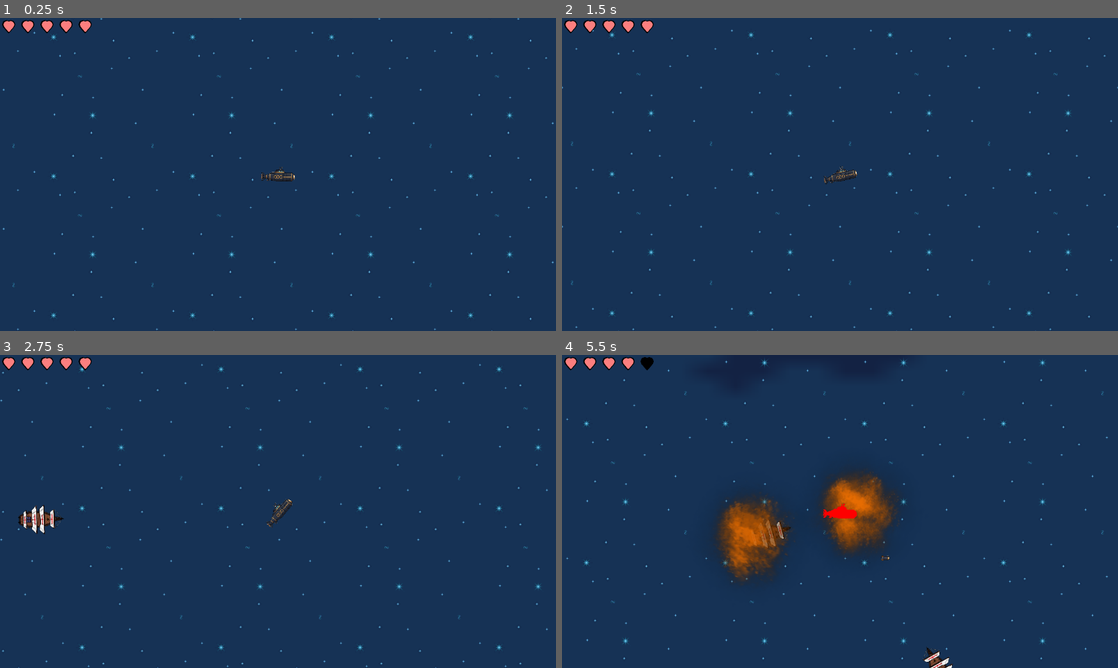
Above: before the commit, frames 1-4 (two rows, left to right).
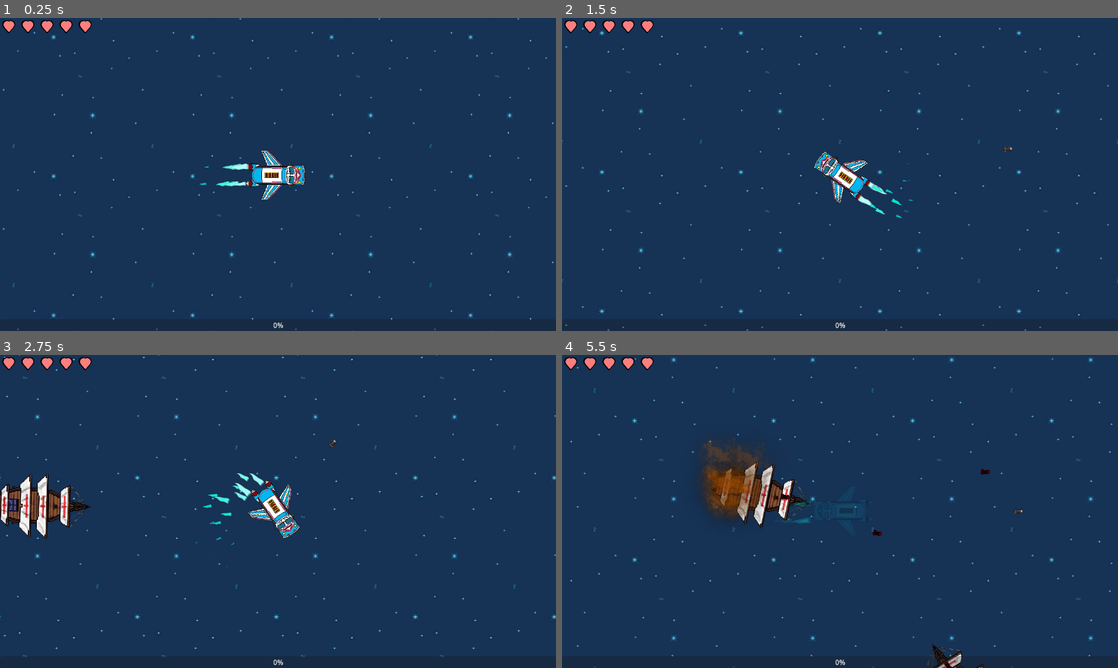
Above: after the commit, the same moments.

Repository: Ignawesome/neon-genesis-beto
Game: Godot game, scene res://escenas/mundo.tscn
Two runs of this game, one before a commit and one after it. Both use one fixed random seed, a clock stepped at 60 frames per second and the inputs below.
Inputs (mouse positions are in pixels of both pictures, inside the frame that each line leads up to):
- Up to frame 1 (0.25 s): no input
- Up to frame 2 (1.5 s): move the mouse to (962, 158) at 0.52 s; press the mouse at (962, 158) at 0.53 s; hold D (derecha) 0.53-1.28 s; tap Space (esquivar, bound only after the commit) at 0.8, 1.35 s; move the mouse to (728, 190) at 1.27 s; release the mouse at (728, 190) at 1.28 s; hold S (abajo) from 1.28 s (still down)
- Up to frame 3 (2.75 s): click (166, 527) at 1.55 s; move the mouse to (333, 442) at 2.02 s; release S (abajo) at 2.03 s; press the mouse at (333, 442) at 2.03 s; hold D (derecha) from 2.03 s (still down); tap Space (esquivar, bound only after the commit) at 2.3 s
- Up to frame 4 (5.5 s): move the mouse to (812, 574) at 2.77 s; release D (derecha) at 2.78 s; release the mouse at (812, 574) at 2.78 s; hold W (arriba) 2.78-3.53 s; tap Space (esquivar, bound only after the commit) at 2.85, 3.8, 4.35, 5.3 s; click (812, 574) at 3.05 s; move the mouse to (1006, 558) at 3.52 s; press the mouse at (1006, 558) at 3.53 s; hold A (izquierda) 3.53-5.03 s; move the mouse to (673, 464) at 4.27 s; release the mouse at (673, 464) at 4.28 s; click (673, 464) at 4.55 s; move the mouse to (867, 511) at 5.02 s; press the mouse at (867, 511) at 5.03 s; hold S (abajo) from 5.03 s (still down)

The runs differ from the first frame. In frame 1, 1.0% of the frame differs, in the area x 3-96%, y 42-100%; in frame 2, 2.1%; in frame 3, 3.9%; in frame 4, 9.3%, in the area x 0-100%, y 0-100%.

Commit message:
Agregue esquivar, invulnerabilidad, los misiles apuntan a donde van, una barra de XP para ver el progreso, puse el modelo del bondi

Diff:
--- a/escenas/enemigos/barco_ingles.tscn
+++ b/escenas/enemigos/barco_ingles.tscn
@@ -21,6 +21,7 @@
 
 [node name="BarcoIngles" type="CharacterBody2D" unique_id=2090262566 groups=["enemigos"]]
 rotation = 1.5707964
+scale = Vector2(2.205, 2.205)
 collision_layer = 2
 collision_mask = 8
 script = ExtResource("1_jpt84")
--- a/escenas/enemigos/enemigo.gd
+++ b/escenas/enemigos/enemigo.gd
@@ -107,14 +107,19 @@
 	# 1. Posicionamiento: Lanzamos el misil desde el centro del jugador
 	get_parent().add_child(nuevo_misil) # Lo añadimos al nodo principal (Mundo)
 	nuevo_misil.global_position = global_position
+	nuevo_misil.modulate = Color.DARK_RED
+	nuevo_misil.velocidad_misil = 400.0
 	nuevo_misil.set_collision_layer_value(5, true)
 	nuevo_misil.set_collision_layer_value(7, false)
 	nuevo_misil.set_collision_mask_value(2, false)
 	nuevo_misil.set_collision_mask_value(6, false)
 	nuevo_misil.set_collision_mask_value(1, true)
+
 	# 2. Configuración: Le pasamos la dirección y el daño
+	nuevo_misil.danio_a_infligir = fuerza_de_ataque
+	var angulo_objetivo = direccion_de_disparo.normalized().angle()
 	nuevo_misil.direccion = direccion_de_disparo.normalized()
-	nuevo_misil.danio_a_infligir = fuerza_de_ataque
+	nuevo_misil.rotation = angulo_objetivo
 	sonido_disparo.play()
 
 
--- a/escenas/jugador/jugador.gd
+++ b/escenas/jugador/jugador.gd
@@ -15,7 +15,7 @@
 
 # Ataque
 @export var fuerza_de_ataque := 1.0        ## Daño base de los misiles
-@export var velocidad_de_ataque := 1.0     ## Frecuencia de disparo (ej: 1.0 por segundo)
+@export var misil_cooldown := 1.0     ## Frecuencia de disparo (ej: 1.0 por segundo)
 @export var radio_de_ataque: float = 500.0 ## Distancia máxima para buscar enemigos
 @export var duración_de_misil: float = 1.0 ## Segundos antes de que el misil desaparezca
 
@@ -23,6 +23,7 @@
 @export var puntos_de_salud_maximos := 5         ## Vida máxima del personaje
 @export var probabilidad_de_esquiva: float = 0.05  ## Probabilidad de no recibir daño (5%)
 @export var material_daño: ShaderMaterial
+@export var duracion_invulnerabilidad: float = 1.0
 
 # ==============================================================================
 # REFERENCIAS Y PRECARGAS
@@ -33,6 +34,8 @@
 
 @onready var timer_misil: Timer = $TimerMisil # ¡Debe existir este Timer en la escena!
 @onready var sprite: Sprite2D = $Submarino
+@onready var next_lvl_bar: ProgressBar = %NextLvlBar
+@onready var animation_player: AnimationPlayer = %AnimationPlayer
 
 
 # ==============================================================================
@@ -48,13 +51,13 @@
 # ==============================================================================
 
 var salud_actual: float: set = al_cambiar_de_salud
+var puede_atacar: bool = true
+var puede_esquivar: bool = true
+var invulnerable: bool = false
 
 signal derrotado
-
 signal salud_cambiada(salud_nueva, salud_maxima)
-
 signal nivel_subido(nuevo_nivel)
-
 signal experiencia_ganada(cantidad)
 
 
@@ -68,14 +71,24 @@
 	salud_actual = puntos_de_salud_maximos
 	salud_cambiada.emit(salud_actual, puntos_de_salud_maximos)
 
+	next_lvl_bar.value = experiencia_actual
+	next_lvl_bar.max_value = experiencia_para_subir
+
 	# Registrar al jugador como una variable global
 	Globales.jugador = self
 
 	# Conectar el timer del ataque
 	timer_misil.timeout.connect(_on_timer_misil_timeout)
+	timer_misil.wait_time = misil_cooldown
 
 
 func _physics_process(delta: float) -> void:
+	if Input.is_action_pressed("disparar") and puede_atacar:
+		puede_atacar = false
+		var direccion_de_disparo := global_position.direction_to(get_global_mouse_position())
+		lanzar_misil_a_direccion(direccion_de_disparo)
+	if Input.is_action_pressed("esquivar") and puede_esquivar:
+		esquivar()
 	# 1. Obtener input del jugador (get_axis es más limpio para esto)
 	# Devuelve -1 (izquierda/abajo), 1 (derecha/arriba) o 0 (nada)
 	var giro = Input.get_axis("izquierda", "derecha")
@@ -116,9 +129,16 @@
 	if direccion != 0:
 		rotation += direccion * velocidad_de_giro * delta
 
-# ==============================================================================
-# SISTEMA DE MOVIMIENTO
-# ==============================================================================
+func esquivar() -> void:
+	invulnerable = true
+	puede_esquivar = false
+	animation_player.play("esquivar")
+	get_tree().create_timer(1.0).timeout.connect(
+		func():
+			invulnerable = false
+			puede_esquivar = true
+			animation_player.play("RESET")
+	)
 
 # La función move_toward() es mágica: acerca un número a otro de a pasos definidos,
 # y evita pasarse del límite (hace el clamp automáticamente).
@@ -128,7 +148,6 @@
 # ==============================================================================
 
 func al_cambiar_de_salud(nueva_salud: float) -> void:
-
 	if nueva_salud > puntos_de_salud_maximos:
 		nueva_salud = puntos_de_salud_maximos
 
@@ -141,17 +160,20 @@
 
 
 func morir():
+	animation_player.play("explotar")
+	await animation_player.animation_finished
 	derrotado.emit()
 	get_tree().reload_current_scene.call_deferred()
 
 
 func recibir_danio(cantidad_de_danio: float) -> void:
-	if salud_actual <= 0:
+	if salud_actual <= 0 or invulnerable:
 		return
 
 	# Lógica de Probabilidad de Esquiva
 	if randf() < probabilidad_de_esquiva:
 		# Feedback: Mostrar un mensaje de 'ESQUIVADO' (para implementar después)
+		esquivar()
 		print("¡Esquivado!")
 		return
 
@@ -164,6 +186,17 @@
 	material = null
 
 	# Aquí se puede agregar lógica de feedback visual (parpadeo)
+	activar_invulnerabilidad(duracion_invulnerabilidad)
+
+
+func activar_invulnerabilidad(duracion: float) -> void:
+	animation_player.play("invulnerabilidad")
+	invulnerable = true
+	get_tree().create_timer(duracion).timeout.connect(
+		func():
+			invulnerable = false
+			animation_player.play("RESET")
+	)
 
 # ==============================================================================
 # SISTEMA DE PROGRESIÓN (XP y Nivelación)
@@ -176,6 +209,9 @@
 	# Verificar si se sube de nivel
 	if experiencia_actual >= experiencia_para_subir:
 		subir_de_nivel()
+
+	next_lvl_bar.value = experiencia_actual
+
 
 func subir_de_nivel() -> void:
 	# Ajustar XP restante y aumentar nivel
@@ -185,12 +221,13 @@
 
 	# Aumentar la XP necesaria para el próximo nivel (ej: 10% más difícil)
 	experiencia_para_subir *= 1.1
+	next_lvl_bar.max_value = experiencia_para_subir
 
 	# Aumentar capacidades (el núcleo del juego!)
 	puntos_de_salud_maximos += 1
 	fuerza_de_ataque += 0.5
-	velocidad_de_ataque *= 0.9
-	timer_misil.wait_time = velocidad_de_ataque
+	misil_cooldown *= 0.9
+	timer_misil.wait_time = misil_cooldown
 	probabilidad_de_esquiva = min(probabilidad_de_esquiva + 0.05, 0.5) # Máximo 50% de esquiva
 
 	# Curar al máximo y emitir señal de nivel subido
@@ -204,12 +241,13 @@
 
 # Conectado a la señal 'timeout' del TimerAtaque
 func _on_timer_misil_timeout():
-	var enemigo_cercano: Enemigo = buscar_enemigo_cercano()
-
-	if enemigo_cercano:
-		# Calcular la dirección hacia el enemigo
-		var direccion_de_disparo = global_position.direction_to(enemigo_cercano.global_position)
-		lanzar_misil_a_direccion(direccion_de_disparo)
+	puede_atacar = true
+	#var enemigo_cercano: Enemigo = buscar_enemigo_cercano()
+	#
+	#if enemigo_cercano:
+		## Calcular la dirección hacia el enemigo
+		#var direccion_de_disparo = global_position.direction_to(enemigo_cercano.global_position)
+		#lanzar_misil_a_direccion(direccion_de_disparo)
 
 # Función principal para buscar el objetivo
 func buscar_enemigo_cercano() -> Enemigo:
@@ -232,7 +270,6 @@
 func lanzar_misil_a_direccion(direccion_de_disparo: Vector2) -> void:
 	var nuevo_misil: Misil = Misil.crear_misil(duración_de_misil, fuerza_de_ataque)
 
-
 	# 1. Posicionamiento: Lanzamos el misil desde el centro del jugador
 	get_parent().add_child(nuevo_misil) # Lo añadimos al nodo principal (Mundo)
 	nuevo_misil.global_position = global_position
@@ -240,6 +277,10 @@
 	# 2. Configuración: Le pasamos la dirección y el daño
 	nuevo_misil.direccion = direccion_de_disparo.normalized()
 	nuevo_misil.danio_a_infligir = fuerza_de_ataque
+	nuevo_misil.rotation = nuevo_misil.direccion.angle()
+	nuevo_misil.velocidad_heredada = velocity
+
+	puede_atacar = false
 	sonido_disparo.play()
 
 	# Aquí podrías rotar el sprite del misil para que apunte a la dirección
--- a/escenas/jugador/jugador.tscn
+++ b/escenas/jugador/jugador.tscn
@@ -2,17 +2,18 @@
 
 [ext_resource type="Material" uid="uid://derpqkc1oebjk" path="res://escenas/jugador/material_daño.tres" id="1_vkjxu"]
 [ext_resource type="Script" uid="uid://gl6tucsav3ok" path="res://escenas/jugador/jugador.gd" id="1_vquro"]
-[ext_resource type="Texture2D" uid="uid://cdaixgkt7585g" path="res://assets/jugador/submarino.png" id="2_8cmsc"]
 [ext_resource type="AudioStream" uid="uid://by2iafmryrla2" path="res://assets/audio/sfx/disparo.wav" id="3_jkpmm"]
+[ext_resource type="Texture2D" uid="uid://difwcwdstlu3n" path="res://assets/jugador/nave_beto.png" id="3_mnegl"]
 [ext_resource type="AudioStream" uid="uid://3rgdq7vfbpcn" path="res://assets/audio/sfx/level_up.wav" id="4_vkjxu"]
 [ext_resource type="AudioStream" uid="uid://bfy6rw6qudsb5" path="res://assets/audio/sfx/daño.wav" id="5_xlrr1"]
 [ext_resource type="AudioStream" uid="uid://bu5cu0fsbpulh" path="res://assets/audio/sfx/explosion.wav" id="7_26844"]
 [ext_resource type="Texture2D" uid="uid://gn7ay2yc1jv5" path="res://assets/particulas/fire_01.png" id="8_mnegl"]
 [ext_resource type="Script" uid="uid://bg6lns8xsld3m" path="res://escenas/jugador/iman.gd" id="9_mnegl"]
+[ext_resource type="Texture2D" uid="uid://crqo1kmpq7ro8" path="res://assets/particulas/flame_05.png" id="10_j2gbx"]
 
 [sub_resource type="CapsuleShape2D" id="CapsuleShape2D_opouk"]
-radius = 7.0
-height = 42.0
+radius = 21.0
+height = 118.0
 
 [sub_resource type="Gradient" id="Gradient_j2gbx"]
 offsets = PackedFloat32Array(0, 0.73426574, 1)
@@ -91,6 +92,70 @@
 "update": 1,
 "values": [false]
 }
+tracks/4/type = "value"
+tracks/4/imported = false
+tracks/4/enabled = true
+tracks/4/path = NodePath(".:visible")
+tracks/4/interp = 1
+tracks/4/loop_wrap = true
+tracks/4/keys = {
+"times": PackedFloat32Array(0),
+"transitions": PackedFloat32Array(1),
+"update": 1,
+"values": [true]
+}
+tracks/5/type = "value"
+tracks/5/imported = false
+tracks/5/enabled = true
+tracks/5/path = NodePath(".:modulate")
+tracks/5/interp = 1
+tracks/5/loop_wrap = true
+tracks/5/keys = {
+"times": PackedFloat32Array(0),
+"transitions": PackedFloat32Array(1),
+"update": 0,
+"values": [Color(1, 1, 1, 1)]
+}
+tracks/6/type = "value"
+tracks/6/imported = false
+tracks/6/enabled = true
+tracks/6/path = NodePath("Submarino:rotation")
+tracks/6/interp = 1
+tracks/6/loop_wrap = true
+tracks/6/keys = {
+"times": PackedFloat32Array(0),
+"transitions": PackedFloat32Array(1),
+"update": 0,
+"values": [-1.5707964]
+}
+
+[sub_resource type="Animation" id="Animation_0ug0u"]
+resource_name = "esquivar"
+length = 0.33333334
+tracks/0/type = "value"
+tracks/0/imported = false
+tracks/0/enabled = true
+tracks/0/path = NodePath(".:modulate")
+tracks/0/interp = 1
+tracks/0/loop_wrap = true
+tracks/0/keys = {
+"times": PackedFloat32Array(0, 0.1, 0.2200552, 0.3005397),
+"transitions": PackedFloat32Array(1, 1, 1, 1),
+"update": 0,
+"values": [Color(1, 1, 1, 1), Color(0, 1, 1, 0.105882354), Color(0, 1, 1, 0.105882354), Color(1, 1, 1, 1)]
+}
+tracks/1/type = "value"
+tracks/1/imported = false
+tracks/1/enabled = true
+tracks/1/path = NodePath("Submarino:rotation")
+tracks/1/interp = 1
+tracks/1/loop_wrap = true
+tracks/1/keys = {
+"times": PackedFloat32Array(0, 0.33333334),
+"transitions": PackedFloat32Array(1, 1),
+"update": 0,
+"values": [-1.5707964, 4.71238898038469]
+}
 
 [sub_resource type="Animation" id="Animation_26844"]
 resource_name = "explotar"
@@ -157,31 +222,60 @@
 }]
 }
 
+[sub_resource type="Animation" id="Animation_j2gbx"]
+resource_name = "invulnerabilidad"
+length = 0.46666667
+loop_mode = 1
+tracks/0/type = "value"
+tracks/0/imported = false
+tracks/0/enabled = true
+tracks/0/path = NodePath(".:visible")
+tracks/0/interp = 1
+tracks/0/loop_wrap = true
+tracks/0/keys = {
+"times": PackedFloat32Array(0, 0.2, 0.45621198),
+"transitions": PackedFloat32Array(1, 1, 1),
+"update": 1,
+"values": [true, false, true]
+}
+
 [sub_resource type="AnimationLibrary" id="AnimationLibrary_j2gbx"]
 _data = {
 &"RESET": SubResource("Animation_mnegl"),
-&"explotar": SubResource("Animation_26844")
+&"esquivar": SubResource("Animation_0ug0u"),
+&"explotar": SubResource("Animation_26844"),
+&"invulnerabilidad": SubResource("Animation_j2gbx")
 }
 
 [sub_resource type="CircleShape2D" id="CircleShape2D_j2gbx"]
-radius = 59.3043
+radius = 306.86316
+
+[sub_resource type="Curve" id="Curve_y8cwd"]
+_data = [Vector2(0.0754717, 1), 0.0, 0.0, 0, 0, Vector2(1, 0.15002239), 0.0, 0.0, 0, 0]
+point_count = 2
+
+[sub_resource type="Gradient" id="Gradient_rgcxu"]
+offsets = PackedFloat32Array(0.0016611295, 0.5199336, 1)
+colors = PackedColorArray(0.7529412, 1, 1, 1, 0, 0.9184935, 0.8071811, 1, 0.13330114, 0.22413787, 0.63382185, 1)
 
 [node name="Jugador" type="CharacterBody2D" unique_id=1183311057]
 collision_mask = 28
 script = ExtResource("1_vquro")
-velocidad_de_giro = 8.065
-fuerza_de_ataque = 4.415
-velocidad_de_ataque = 0.495
+velocidad_de_giro = 5.0
+fuerza_de_ataque = 2.0
+misil_cooldown = 0.5
+radio_de_ataque = 2000.0
 "material_daño" = ExtResource("1_vkjxu")
 
 [node name="Submarino" type="Sprite2D" parent="." unique_id=1079429370]
 texture_filter = 1
 use_parent_material = true
-scale = Vector2(0.2, 0.2)
-texture = ExtResource("2_8cmsc")
+rotation = -1.5707964
+scale = Vector2(0.305, 0.305)
+texture = ExtResource("3_mnegl")
 
 [node name="CollisionShape2D" type="CollisionShape2D" parent="." unique_id=1138392618]
-position = Vector2(6, 4)
+position = Vector2(1, 1)
 rotation = 1.5707964
 shape = SubResource("CapsuleShape2D_opouk")
 
@@ -214,16 +308,67 @@
 process_material = SubResource("ParticleProcessMaterial_y8cwd")
 
 [node name="AnimationPlayer" type="AnimationPlayer" parent="." unique_id=298187284]
+unique_name_in_owner = true
 libraries/ = SubResource("AnimationLibrary_j2gbx")
 
 [node name="Iman" type="Area2D" parent="." unique_id=395941439 node_paths=PackedStringArray("jugador")]
 unique_name_in_owner = true
+visible = false
 collision_layer = 256
 collision_mask = 4
 script = ExtResource("9_mnegl")
 jugador = NodePath("..")
+velocidad = 11.205
 
 [node name="CollisionShape2D" type="CollisionShape2D" parent="Iman" unique_id=106066370]
 shape = SubResource("CircleShape2D_j2gbx")
 
+[node name="CPUParticles2D" type="CPUParticles2D" parent="." unique_id=575208023]
+position = Vector2(-80, -17)
+texture = ExtResource("10_j2gbx")
+lifetime = 0.35000000000000003
+particle_flag_align_y = true
+direction = Vector2(-0.625, 0)
+spread = 0.0
+gravity = Vector2(0, 0)
+initial_velocity_min = 160.0
+initial_velocity_max = 439.71
+scale_amount_min = 0.1
+scale_amount_max = 0.2
+scale_amount_curve = SubResource("Curve_y8cwd")
+color_ramp = SubResource("Gradient_rgcxu")
+hue_variation_min = -1.0
+hue_variation_max = 1.0
+
+[node name="CPUParticles2D2" type="CPUParticles2D" parent="." unique_id=1855404063]
+position = Vector2(-76, 22)
+texture = ExtResource("10_j2gbx")
+lifetime = 0.35000000000000003
+particle_flag_align_y = true
+direction = Vector2(-0.625, 0)
+spread = 0.0
+gravity = Vector2(0, 0)
+initial_velocity_min = 160.0
+initial_velocity_max = 439.71
+angle_min = -270.0
+angle_max = -270.0
+scale_amount_min = 0.1
+scale_amount_max = 0.2
+scale_amount_curve = SubResource("Curve_y8cwd")
+color_ramp = SubResource("Gradient_rgcxu")
+hue_variation_min = -1.0
+hue_variation_max = 1.0
+
+[node name="CanvasLayer" type="CanvasLayer" parent="." unique_id=222281754]
+
+[node name="NextLvlBar" type="ProgressBar" parent="CanvasLayer" unique_id=1180053419]
+unique_name_in_owner = true
+anchors_preset = 12
+anchor_top = 1.0
+anchor_right = 1.0
+anchor_bottom = 1.0
+offset_top = -27.0
+grow_horizontal = 2
+grow_vertical = 0
+
 [connection signal="area_entered" from="Iman" to="Iman" method="_on_area_entered"]
--- a/escenas/jugador/misil.gd
+++ b/escenas/jugador/misil.gd
@@ -7,7 +7,11 @@
 
 @export var velocidad_misil: float = 800.0  # El misil es rápido, idealmente más rápido que los enemigos.
 @export var tiempo_maximo_de_vida: float = 0.5 # Se autodestruye después de 0.5 segundos.
-
+@export var velocidad_de_giro := 9000.0
+# Esta es la variable nueva que recibe del jugador
+var velocidad_heredada: Vector2 = Vector2.ZERO
+# Variable para guardar el cálculo final
+var velocidad_total: Vector2 = Vector2.ZERO
 # ==============================================================================
 # VARIABLES Y REFERENCIAS
 # ==============================================================================
--- a/project.godot
+++ b/project.godot
@@ -14,7 +14,7 @@
 
 [application]
 
-config/name="Proyecto Nemo"
+config/name="Cowboy Betop"
 run/main_scene="uid://6ls3aw75j8hu"
 config/features=PackedStringArray("4.6", "GL Compatibility")
 config/icon="uid://cdaixgkt7585g"
@@ -69,6 +69,16 @@
 "events": [Object(InputEventKey,"resource_local_to_scene":false,"resource_name":"","device":-1,"window_id":0,"alt_press …(192 unchanged characters)…
 ]
 }
+disparar={
+"deadzone": 0.2,
+"events": [Object(InputEventMouseButton,"resource_local_to_scene":false,"resource_name":"","device":-1,"window_id":0,"alt_pressed":false,"shift_pressed":false,"ctrl_pressed":false,"meta_pressed":false,"button_mask":0,"position":Vector2(0, 0),"global_position":Vector2(0, 0),"factor":1.0,"button_index":1,"canceled":false,"pressed":false,"double_click":false,"script":null)
+]
+}
+esquivar={
+"deadzone": 0.2,
+"events": [Object(InputEventKey,"resource_local_to_scene":false,"resource_name":"","device":-1,"window_id":0,"alt_pressed":false,"shift_pressed":false,"ctrl_pressed":false,"meta_pressed":false,"pressed":false,"keycode":0,"physical_keycode":32,"key_label":0,"unicode":32,"location":0,"echo":false,"script":null)
+]
+}
 
 [layer_names]
 
Binary file added: assets/jugador/nave_beto.png
Binary file changed: assets/particulas/flame_05.png
